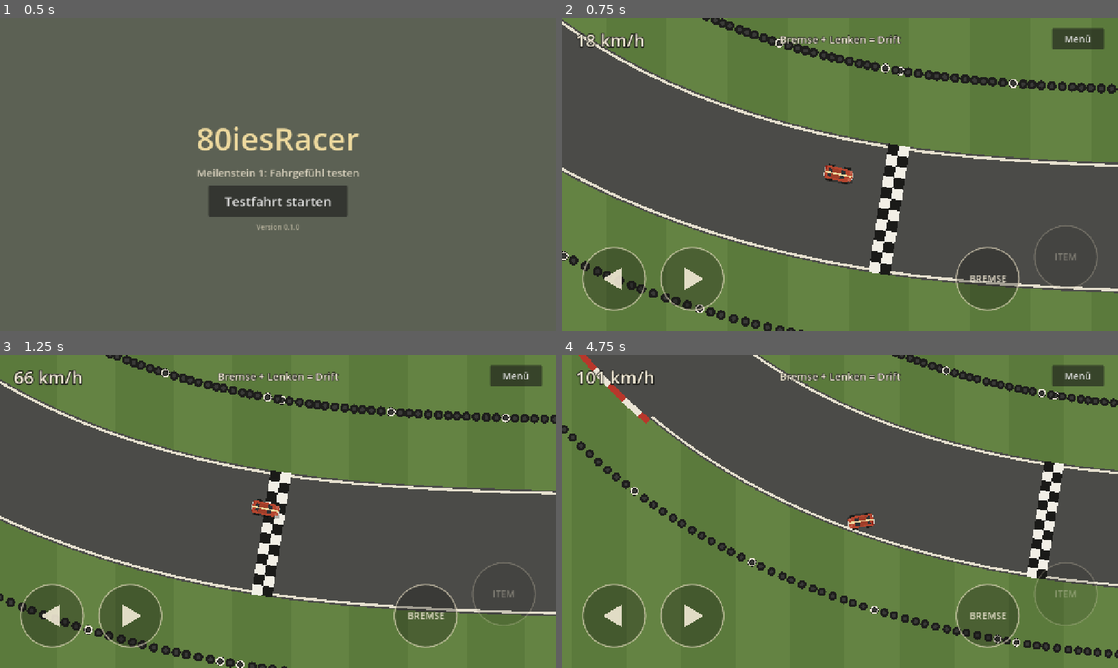
Above: before the commit, frames 1-4 (two rows, left to right).
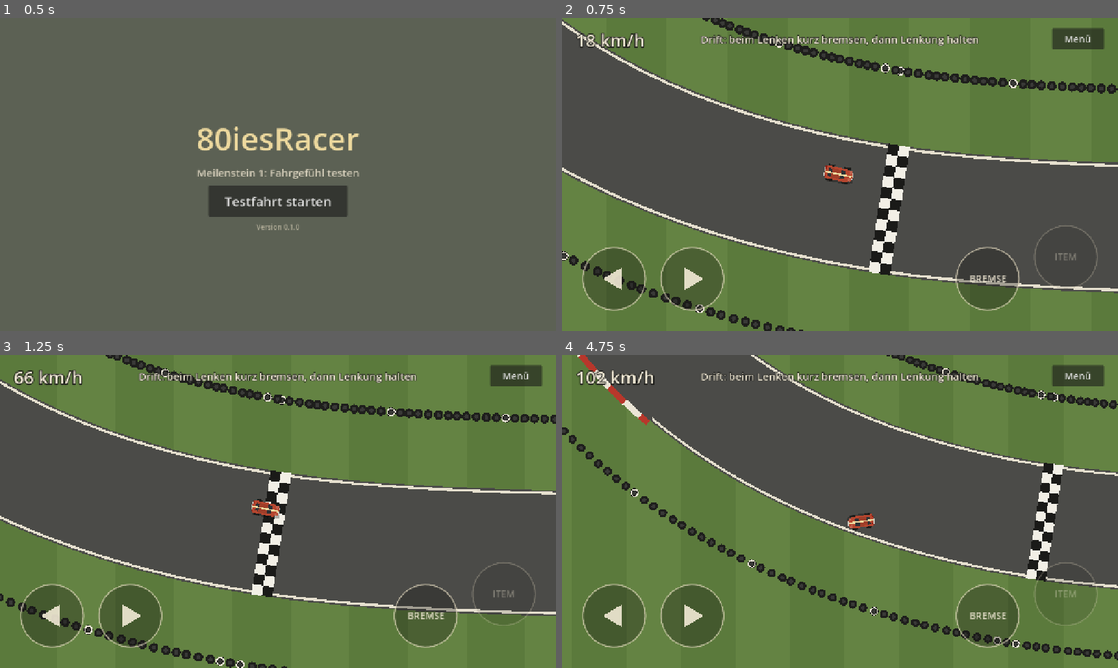
Above: after the commit, the same moments.

Repository: Florian1080/80iesRacer
Game: Godot game, scene res://scenes/main/main.tscn
Two runs of this game, one before a commit and one after it. Both use one fixed random seed, a clock stepped at 60 frames per second and the inputs below.
Inputs (mouse positions are in pixels of both pictures, inside the frame that each line leads up to):
- Up to frame 1 (0.5 s): no input
- Up to frame 2 (0.75 s): click "Testfahrt starten" at 0.5 s
- Up to frame 3 (1.25 s): no input
- Up to frame 4 (4.75 s): tap Enter (ui_accept) at 1.25, 1.52, 4.52 s; move the mouse to (962, 495) at 1.27 s; hold Right (steer_right) 1.28-2 s; tap E (use_item) at 1.35, 2.85, 4.35 s; click (962, 495) at 1.42 s; drag from (728, 527) to (812, 574) at 2.02 s; move the mouse to (895, 442) at 2.77 s; hold Right (steer_right) 2.78-3.5 s; drag from (812, 574) to (673, 464) at 3.52 s; move the mouse to (1006, 558) at 4.27 s; hold Left (steer_left) from 4.28 s (still down)

Frame 1 is identical in both runs. In frame 2, 0.8% of the frame differs, in the area x 25-75%, y 5-9%; in frame 3, 0.8%; in frame 4, 5.3%, in the area x 0-100%, y 0-98%.

Commit message:
Drift überarbeitet: Powerslide, Bremsspuren und Reifenqualm
Der Drift brach bisher sofort ab, sobald das Auto quer rutschte.
Jetzt: beim Lenken kurz bremsen leitet ihn ein, er hält, solange man
lenkt, mit Gas. Driftwinkel auf 35 Grad begrenzt, Tempo bleibt weitgehend
erhalten, danach fängt sich das Auto weich.

- SkidMarks: Bremsspuren der Hinterräder auf dem Asphalt
- Reifenqualm beim Rutschen
- Hinweistext angepasst

Refs #1

Co-Authored-By: Claude Opus 5.5 <noreply@anthropic.com>
Claude-Session: https://claude.ai/code/session_018ZB5cCVadoHXTJcHhcqzgN

Diff:
--- a/scenes/race/test_drive.tscn
+++ b/scenes/race/test_drive.tscn
@@ -1,16 +1,20 @@
-[gd_scene load_steps=6 format=3]
+[gd_scene load_steps=7 format=3]
 
 [ext_resource type="Script" path="res://scripts/game/test_drive.gd" id="1_drive"]
 [ext_resource type="Script" path="res://scripts/game/track.gd" id="2_track"]
 [ext_resource type="PackedScene" path="res://scenes/cars/car.tscn" id="3_car"]
 [ext_resource type="Script" path="res://scripts/game/follow_camera.gd" id="4_cam"]
 [ext_resource type="Script" path="res://scripts/ui/touch_controls.gd" id="5_touch"]
+[ext_resource type="Script" path="res://scripts/game/skid_marks.gd" id="6_skid"]
 
 [node name="TestDrive" type="Node2D"]
 script = ExtResource("1_drive")
 
 [node name="Track" type="Node2D" parent="."]
 script = ExtResource("2_track")
+
+[node name="SkidMarks" type="Node2D" parent="."]
+script = ExtResource("6_skid")
 
 [node name="Car" parent="." instance=ExtResource("3_car")]
 
--- a/scripts/game/car.gd
+++ b/scripts/game/car.gd
@@ -3,7 +3,8 @@
 ## Top-Down-Auto mit arcadiger Fahrphysik.
 ##
 ## Das Auto gibt automatisch Gas. Bremsen verlangsamt, im Stand fährt es rückwärts.
-## Bremse plus Lenken bei Tempo löst einen Drift aus.
+## Drift: Beim Lenken kurz bremsen leitet ihn ein, solange man weiter lenkt,
+## rutscht das Auto mit Gas quer durch die Kurve. Danach fängt es sich weich wieder.
 ## Die Steuerung kommt immer aus [member input].
 
 ## Umrechnung von Pixeln pro Sekunde in km/h für die Anzeige.
@@ -19,7 +20,17 @@
 @export var turn_speed := 3.1
 @export var steer_response := 7.0
 @export var grip := 9.0
-@export var drift_grip := 2.0
+
+@export_group("Drift")
+@export var drift_grip := 2.4
+@export var drift_turn_boost := 1.2
+## Größter Winkel zwischen Fahrzeugnase und Fahrtrichtung im Drift (Grad).
+@export var max_drift_angle := 35.0
+## Anteil des Tempos, der pro Sekunde im Drift verloren geht.
+@export var drift_speed_loss := 0.18
+@export var drift_start_speed := 280.0
+@export var drift_keep_speed := 170.0
+@export var grip_recovery := 3.5
 
 @export_group("Untergrund")
 @export var grass_speed_factor := 0.45
@@ -35,8 +46,18 @@
 var track: Track
 var on_grass := false
 var is_drifting := false
+## Seitliches Rutschen in px/s, z. B. für Bremsspuren.
+var side_slip := 0.0
 
 var _steer := 0.0
+var _grip := 9.0
+var _smoke: CPUParticles2D
+
+
+func _ready() -> void:
+	_grip = grip
+	_smoke = _create_smoke()
+	add_child(_smoke)
 
 
 func _physics_process(delta: float) -> void:
@@ -44,31 +65,59 @@
 	var right := transform.y
 	var v_forward := velocity.dot(forward)
 	var v_side := velocity.dot(right)
+	var speed := velocity.length()
 
 	on_grass = track != null and not track.is_on_road(global_position)
 	var top_speed := max_speed * (grass_speed_factor if on_grass else 1.0)
 
 	_steer = move_toward(_steer, input.steer, steer_response * delta)
-	is_drifting = input.brake and v_forward > 300.0 and absf(_steer) > 0.3
+	_update_drift_state(speed, v_forward)
 
 	v_forward = _apply_drive(v_forward, top_speed, delta)
 
-	var speed_ratio := clampf(absf(v_forward) / max_speed, 0.0, 1.0)
+	var speed_ratio := clampf(speed / max_speed, 0.0, 1.0)
 	var low_speed_factor := clampf(absf(v_forward) / 220.0, 0.0, 1.0)
+	var direction := signf(v_forward)
+	if is_drifting:
+		low_speed_factor = 1.0
+		direction = 1.0
 	var turn := turn_speed * (1.0 - 0.3 * speed_ratio)
 	if is_drifting:
-		turn *= 1.25
-	rotation += _steer * turn * low_speed_factor * signf(v_forward) * delta
-
-	var current_grip := drift_grip if is_drifting else grip
-	if on_grass:
-		current_grip *= grass_grip_factor
+		turn *= drift_turn_boost
+	rotation += _steer * turn * low_speed_factor * direction * delta
+	if is_drifting and speed > 50.0:
+		# Im Drift dreht sich die Fahrtrichtung nicht mit der Nase mit.
+		# Die Nase darf höchstens max_drift_angle von der Fahrtrichtung abweichen.
+		var moving := forward * v_forward + right * v_side
+		var limit := deg_to_rad(max_drift_angle)
+		var slip := clampf(angle_difference(moving.angle(), rotation), -limit, limit)
+		rotation = moving.angle() + slip
+		forward = transform.x
+		right = transform.y
+		v_forward = moving.dot(forward)
+		v_side = moving.dot(right)
+
+	var target_grip := drift_grip if is_drifting else grip
+	if target_grip < _grip:
+		_grip = target_grip
+	else:
+		_grip = move_toward(_grip, target_grip, grip_recovery * grip * delta)
+	var current_grip := _grip * (grass_grip_factor if on_grass else 1.0)
+	var speed_before := Vector2(v_forward, v_side).length()
 	v_side = lerpf(v_side, 0.0, clampf(current_grip * delta, 0.0, 1.0))
+	if is_drifting and not input.brake:
+		# Powerslide: Der Seitenschub wird größtenteils in Vortrieb umgelenkt statt vernichtet.
+		var kept := speed_before * (1.0 - drift_speed_loss * delta)
+		var scaled := Vector2(v_forward, v_side).normalized() * kept
+		v_forward = scaled.x
+		v_side = scaled.y
+	side_slip = v_side
 
 	velocity = forward * v_forward + right * v_side
 	move_and_slide()
 	if get_slide_collision_count() > 0:
 		velocity *= 0.96
+	_smoke.emitting = is_sliding() and not on_grass
 
 
 func get_speed_kmh() -> float:
@@ -83,9 +132,30 @@
 	reset_physics_interpolation()
 
 
+## Rutscht das Auto sichtbar (Drift, starkes Untersteuern oder Vollbremsung)?
+func is_sliding() -> bool:
+	if is_drifting or absf(side_slip) > 140.0:
+		return true
+	return input.brake and velocity.dot(transform.x) > 450.0
+
+
+## Hinterräder in Weltkoordinaten, für Bremsspuren.
+func get_rear_wheels() -> PackedVector2Array:
+	return PackedVector2Array([to_global(Vector2(-19, -14)), to_global(Vector2(-19, 14))])
+
+
+func _update_drift_state(speed: float, v_forward: float) -> void:
+	if is_drifting:
+		is_drifting = absf(_steer) > 0.2 and speed > drift_keep_speed and v_forward > 0.0
+	else:
+		is_drifting = input.brake and absf(_steer) > 0.4 and speed > drift_start_speed
+
+
 func _apply_drive(v_forward: float, top_speed: float, delta: float) -> float:
 	if is_drifting:
-		return move_toward(v_forward, 0.0, brake_power * 0.22 * delta)
+		if input.brake:
+			return move_toward(v_forward, 0.0, brake_power * 0.25 * delta)
+		return move_toward(v_forward, top_speed * 0.85, acceleration * 0.7 * delta)
 	if input.brake:
 		if v_forward > 30.0:
 			return move_toward(v_forward, 0.0, brake_power * delta)
@@ -141,6 +211,35 @@
 	var chrome := Color("c9c6bd")
 	draw_line(Vector2(33, -8), Vector2(33, 8), chrome, 2.0)
 	draw_line(Vector2(-33, -11), Vector2(-33, 11), chrome, 2.0)
+
+
+func _create_smoke() -> CPUParticles2D:
+	var smoke := CPUParticles2D.new()
+	smoke.emitting = false
+	smoke.amount = 40
+	smoke.lifetime = 0.7
+	smoke.local_coords = false
+	smoke.position = Vector2(-24, 0)
+	smoke.emission_shape = CPUParticles2D.EMISSION_SHAPE_RECTANGLE
+	smoke.emission_rect_extents = Vector2(3, 14)
+	smoke.direction = Vector2(-1, 0)
+	smoke.spread = 50.0
+	smoke.initial_velocity_min = 20.0
+	smoke.initial_velocity_max = 70.0
+	smoke.damping_min = 40.0
+	smoke.damping_max = 60.0
+	smoke.scale_amount_min = 6.0
+	smoke.scale_amount_max = 11.0
+	var grow := Curve.new()
+	grow.add_point(Vector2(0, 0.5))
+	grow.add_point(Vector2(1, 1.6))
+	smoke.scale_amount_curve = grow
+	var fade := Gradient.new()
+	fade.set_color(0, Color(0.86, 0.84, 0.8, 0.45))
+	fade.set_color(1, Color(0.86, 0.84, 0.8, 0.0))
+	smoke.color_ramp = fade
+	smoke.show_behind_parent = true
+	return smoke
 
 
 func _body_shape() -> PackedVector2Array:
--- /dev/null
+++ b/scripts/game/skid_marks.gd
@@ -0,0 +1,51 @@
+class_name SkidMarks
+extends Node2D
+## Zeichnet Bremsspuren der Hinterräder, solange ein Auto rutscht.
+## Liegt in der Szene zwischen Strecke und Autos, damit die Spuren auf dem Asphalt erscheinen.
+
+const MAX_LINES := 80
+const MIN_STEP := 6.0
+
+@export var mark_color := Color(0.09, 0.09, 0.08, 0.5)
+@export var mark_width := 6.0
+
+var _cars: Array[Car] = []
+var _active := {}
+
+
+func track_car(car: Car) -> void:
+	_cars.append(car)
+
+
+func _physics_process(_delta: float) -> void:
+	for car in _cars:
+		if car.is_sliding() and not car.on_grass:
+			_extend(car)
+		else:
+			_active.erase(car)
+
+
+func _extend(car: Car) -> void:
+	var wheels := car.get_rear_wheels()
+	var lines: Array = _active.get(car, [])
+	if lines.is_empty():
+		for wheel in wheels:
+			lines.append(_new_line())
+		_active[car] = lines
+	for i in wheels.size():
+		var line: Line2D = lines[i]
+		var count := line.get_point_count()
+		if count == 0 or line.get_point_position(count - 1).distance_to(wheels[i]) >= MIN_STEP:
+			line.add_point(wheels[i])
+
+
+func _new_line() -> Line2D:
+	var line := Line2D.new()
+	line.width = mark_width
+	line.default_color = mark_color
+	line.joint_mode = Line2D.LINE_JOINT_ROUND
+	line.antialiased = true
+	add_child(line)
+	while get_child_count() > MAX_LINES:
+		get_child(0).free()
+	return line
--- a/scripts/game/test_drive.gd
+++ b/scripts/game/test_drive.gd
@@ -3,6 +3,7 @@
 
 @onready var _track: Track = $Track
 @onready var _car: Car = $Car
+@onready var _skid_marks: SkidMarks = $SkidMarks
 @onready var _camera: FollowCamera = $Camera
 @onready var _touch: Control = %TouchControls
 @onready var _speed: Label = %Speed
@@ -13,15 +14,16 @@
 func _ready() -> void:
 	_car.track = _track
 	_car.place_at(_track.get_start_transform())
+	_skid_marks.track_car(_car)
 	_camera.target = _car
 	_camera.snap_to_target()
 	_touch.visible = DisplayServer.is_touchscreen_available()
 	if _touch.visible:
-		_hint.text = "Bremse + Lenken = Drift"
+		_hint.text = "Drift: beim Lenken kurz bremsen, dann Lenkung halten"
 	else:
-		_hint.text = "Pfeiltasten lenken · Leertaste bremst · Bremse + Lenken = Drift"
+		_hint.text = "Pfeiltasten lenken · Leertaste bremst · Drift: beim Lenken kurz bremsen"
 	_menu.pressed.connect(_back_to_menu)
-	get_tree().create_timer(6.0).timeout.connect(_hint.hide)
+	get_tree().create_timer(8.0).timeout.connect(_hint.hide)
 
 
 func _physics_process(_delta: float) -> void:
Not shown, added: scripts/game/skid_marks.gd.uid
